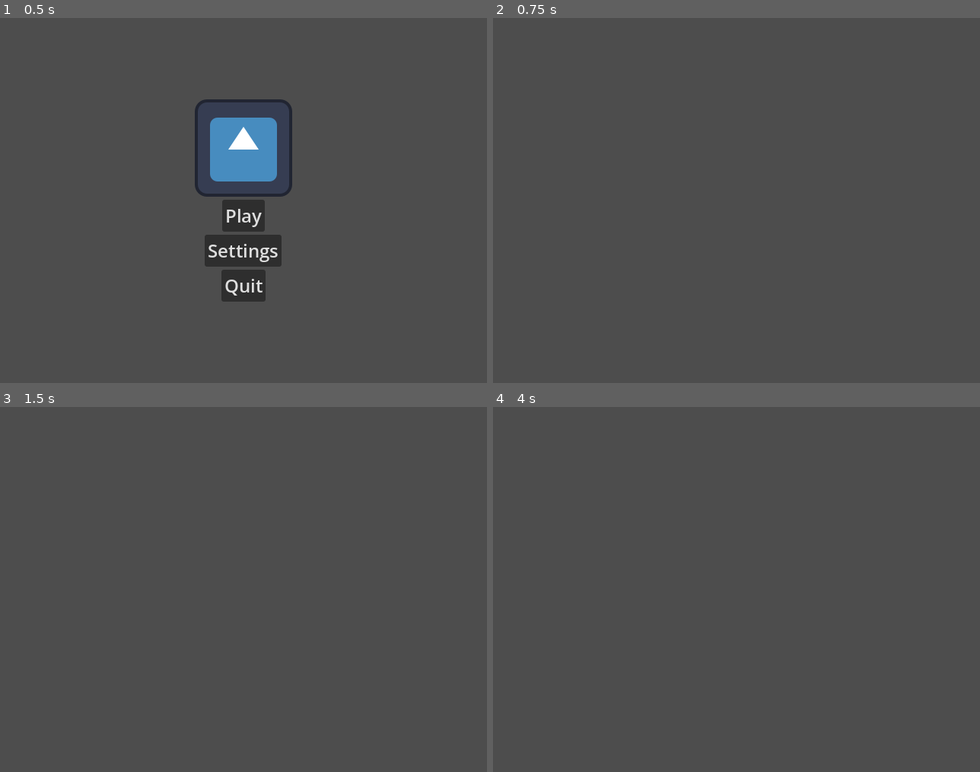
Above: before the commit, frames 1-4 (two rows, left to right).
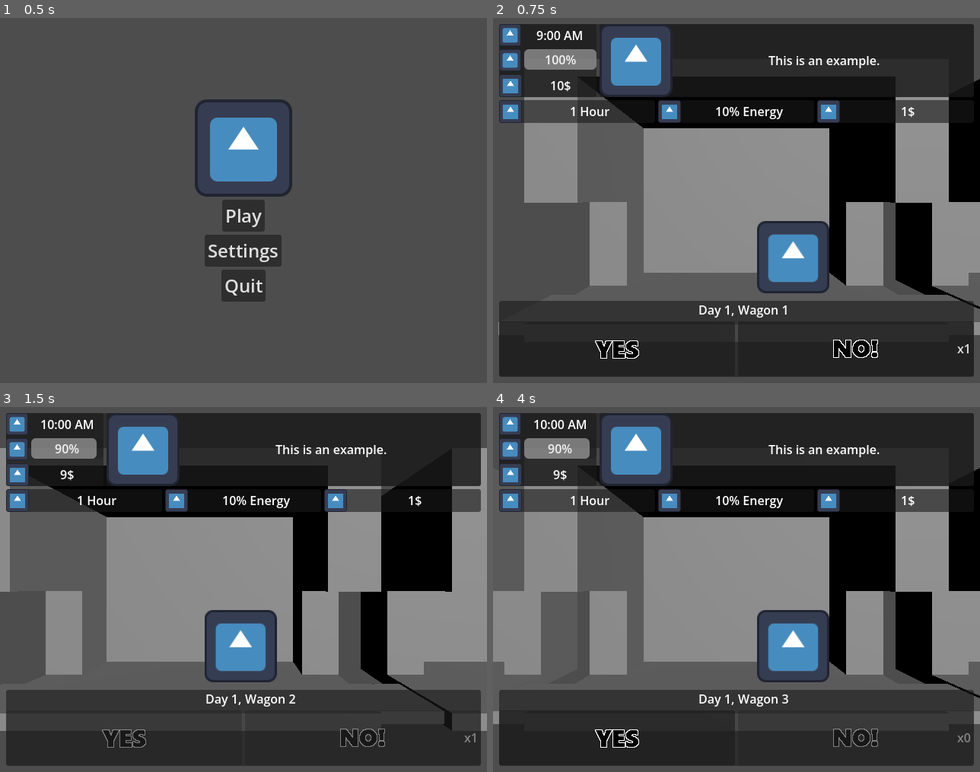
Above: after the commit, the same moments.

Repository: Smg065/WGJ2026
Game: Godot game, scene res://Scenes/MainMenu.tscn
The game is run twice, just before and just after one commit, with the same random seed, the same clock (stepped at 60 frames per second) and the same inputs. The engine's default icon, where the game draws it, is replaced by a stand-in: a white triangle on a blue panel in a dark square.
Inputs (mouse positions are in pixels of both pictures, inside the frame that each line leads up to):
- Up to frame 1 (0.5 s): no input
- Up to frame 2 (0.75 s): click "Play" at 0.5 s
- Up to frame 3 (1.5 s): click (121, 739) at 1.27 s
- Up to frame 4 (4 s): click (858, 739) at 2.75 s, where only the run after the commit has a clickable "x1"

Frame 1 is identical in both runs. In frame 2, 76% of the frame differs, in the area x 1-100%, y 1-99%; in frame 3, 74%; in frame 4, 76%.
Error before the commit: Parse Error: Could not parse global class "ShopItem" from "res://Scripts/ShopItem.gd". (res://Scripts/Gameplay.gd:64)

Commit message:
Shop Icon Upscale

Diff:
--- a/Resources/ShopItem.tscn
+++ b/Resources/ShopItem.tscn
@@ -10,17 +10,17 @@
 [sub_resource type="LabelSettings" id="LabelSettings_kbjx8"]
 font_size = 8
 
-[node name="ItemPanel1" type="Panel" unique_id=1699948921 node_paths=PackedStringArray("itemInfo", "itemNameLabel", "itemQualityLabel", "itemDescriptionLabel", "itemBuyButton")]
+[node name="ItemPanel1" type="Panel" unique_id=1699948921 node_paths=PackedStringArray("itemInfo", "itemNameLabel", "itemIcon", "itemQualityLabel", "itemDescriptionLabel", "itemBuyButton")]
 size_flags_horizontal = 3
 script = ExtResource("1_trydi")
 itemInfo = NodePath("ItemInfo")
-itemNameLabel = NodePath("ItemInfo/ItemHeader/ItemLabel")
-itemQualityLabel = NodePath("ItemInfo/QualityLabel")
+itemNameLabel = NodePath("ItemInfo/ItemHeader/HeaderVbox/ItemLabel")
+itemIcon = NodePath("ItemInfo/ItemHeader/ItemIcon")
+itemQualityLabel = NodePath("ItemInfo/ItemHeader/HeaderVbox/QualityLabel")
 itemDescriptionLabel = NodePath("ItemInfo/ItemDescription")
 itemBuyButton = NodePath("ItemInfo/BuyButton")
 
 [node name="ItemInfo" type="VBoxContainer" parent="." unique_id=1921279176]
-visible = false
 layout_mode = 1
 anchors_preset = 15
 anchor_right = 1.0
@@ -29,6 +29,7 @@
 grow_vertical = 2
 
 [node name="ItemHeader" type="HBoxContainer" parent="ItemInfo" unique_id=1175461902]
+custom_minimum_size = Vector2(0, 48)
 layout_mode = 2
 
 [node name="ItemIcon" type="TextureRect" parent="ItemInfo/ItemHeader" unique_id=1970256392]
@@ -37,7 +38,12 @@
 expand_mode = 3
 stretch_mode = 5
 
-[node name="ItemLabel" type="Label" parent="ItemInfo/ItemHeader" unique_id=2107144079]
+[node name="HeaderVbox" type="VBoxContainer" parent="ItemInfo/ItemHeader" unique_id=682930496]
+layout_mode = 2
+size_flags_horizontal = 3
+alignment = 1
+
+[node name="ItemLabel" type="Label" parent="ItemInfo/ItemHeader/HeaderVbox" unique_id=2107144079]
 layout_mode = 2
 size_flags_horizontal = 3
 text = "Item Name"
@@ -45,7 +51,7 @@
 horizontal_alignment = 1
 vertical_alignment = 1
 
-[node name="QualityLabel" type="Label" parent="ItemInfo" unique_id=433582900]
+[node name="QualityLabel" type="Label" parent="ItemInfo/ItemHeader/HeaderVbox" unique_id=433582900]
 layout_mode = 2
 text = "Quality"
 label_settings = SubResource("LabelSettings_kbjx8")
--- a/Scripts/Items/InvestmentFund.gd
+++ b/Scripts/Items/InvestmentFund.gd
@@ -6,6 +6,7 @@
 	rarity = ItemBase.RARITIES.RARE
 	itemCost = 20
 	itemDescription = "Earn 10% interest on the [color=green]money[/color] you end the day with."
+	itemIcon = load("res://Sprites/Items/Investment_Fund.png")
 
 func on_day_end(gameplay : Gameplay) -> Dictionary:
 	return {"wageAdd" : floori(gameplay.money / 10.0)}
--- a/Scripts/Items/JumperCables.gd
+++ b/Scripts/Items/JumperCables.gd
@@ -6,6 +6,7 @@
 	rarity = ItemBase.RARITIES.UNCOMMON
 	itemCost = 20
 	itemDescription = "Rerolling increases your starting [color=orange]energy[/color] by 1."
+	itemIcon = load("res://Sprites/Items/Jumper_Cables.png")
 
 func on_reroll(gameplay : Gameplay) -> void:
 	gameplay.startingEnergy += 1
--- a/Scripts/ShopItem.gd
+++ b/Scripts/ShopItem.gd
@@ -16,7 +16,7 @@
 	itemInfo.show()
 	curItem = newItem
 	#Item text
-	itemNameLabel.text = curItem.
+	itemNameLabel.text = curItem.itemName
 	#Item icon
 	itemIcon.texture = curItem.itemIcon
 	#Item Quality
Binary file added: Sprites/Example.png
Not shown, added: Sprites/Example.png.import
Binary file added: Sprites/Items/Investment_Fund.png
Not shown, added: Sprites/Items/Investment_Fund.png.import
Binary file added: Sprites/Items/Jumper_Cables.png
Not shown, added: Sprites/Items/Jumper_Cables.png.import
